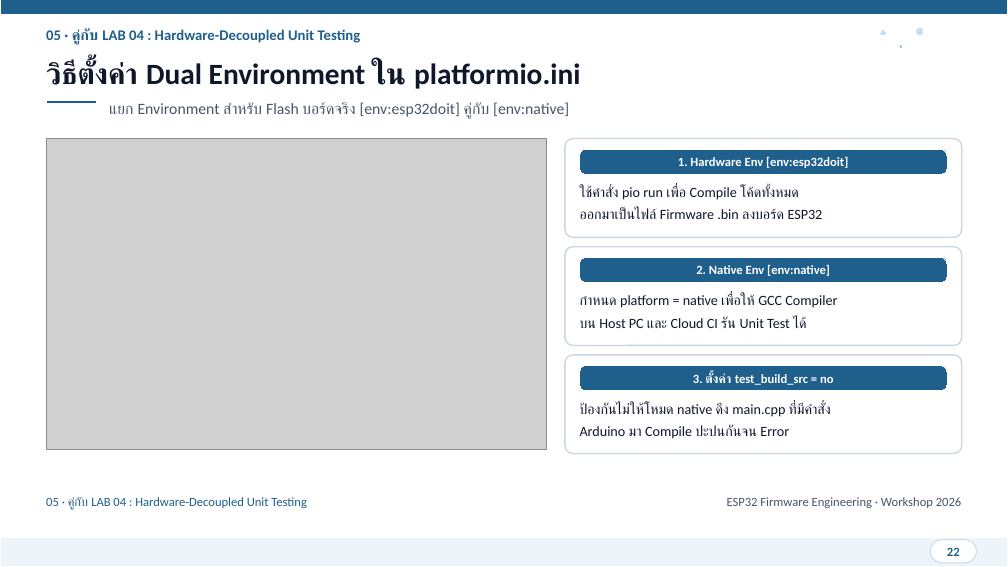
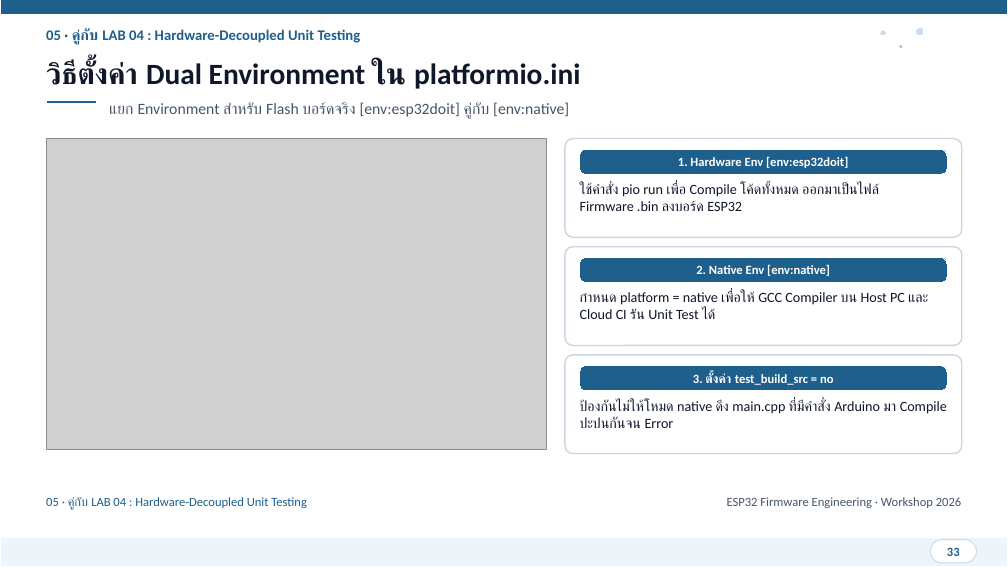
Before and after one commit to FreshmanMentor/git-practice, a slide deck: slide 33 of presentation/ESP32_Git_CICD_Workshop.pptx (slide 22 before the commit). Drawn at 1008x567 pixels with LibreOffice and Linux fonts; fonts in the diff are those of the drawing; grey boxes stand for pictures. Boxes give left, top, right and bottom in pixels: in the first picture for what was removed or moved away, otherwise in the second. Text is boxed around its words. In the diff, an @@ line names an element or a change of style, - is before the commit and + after.

```diff
--- a/presentation/ESP32_Git_CICD_Workshop.pptx
+++ b/presentation/ESP32_Git_CICD_Workshop.pptx
@@ text at [580,183,879,211]: text changed @@
-ใช้คำสั่ง pio run เพื่อ Compile โค้ดทั้งหมด
-ออกมาเป็นไฟล์ Firmware .bin ลงบอร์ด ESP32
+ใช้คำสั่ง pio run เพื่อ Compile โค้ดทั้งหมด ออกมาเป็นไฟล์ Firmware .bin ลงบอร์ด ESP32
@@ text at [580,291,928,319]: text changed @@
-กำหนด platform = native เพื่อให้ GCC Compiler
-บน Host PC และ Cloud CI รัน Unit Test ได้
+กำหนด platform = native เพื่อให้ GCC Compiler บน Host PC และ Cloud CI รัน Unit Test ได้
@@ text at [580,399,947,428]: text changed @@
-ป้องกันไม่ให้โหมด native ดึง main.cpp ที่มีคำสั่ง
-Arduino มา Compile ปะปนกันจน Error
+ป้องกันไม่ให้โหมด native ดึง main.cpp ที่มีคำสั่ง Arduino มา Compile ปะปนกันจน Error
```
Also in this commit, not shown: 27 other slides changed, 11 slides added, 1 other file.
